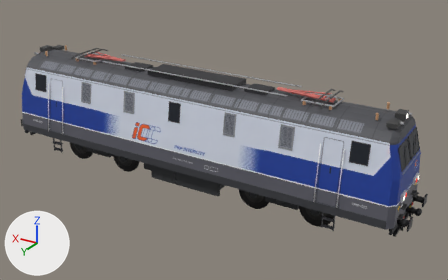
The glTF model gra/modele/EP09.glb as it was, and as the next commit left it.
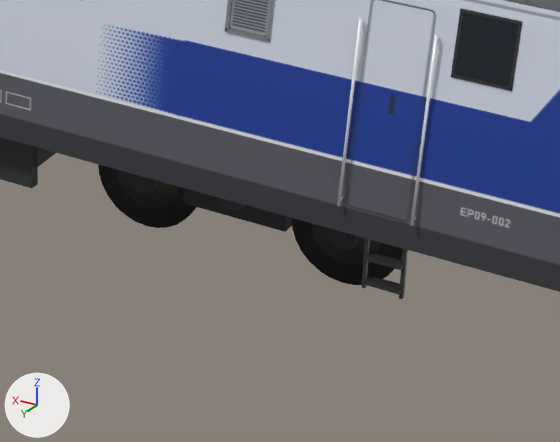
The first picture shows the older version from a 50 mm camera at (-11.96, 17.97, 10.95) aimed at (-0.96, -0.37, 1.78). The close-ups show the older and then the newer version on the part from 46% to 85% of the width and 49% to 98% of the height of that picture. Only the edits that show in the close-ups are written down. Arrows for +X, +Y and +Z are at lower left; the lights stay in place. Vertices at exactly the same position are counted once.

Objects in the first close-up: 'EP09_det_porecz', 'EP09_det_rama', 'EP09_det_szklo', 'EP09_pod_kolo', 'EP09_pod_obrecz', 'EP09_pod_rama', 'EP09_pod_skrz', 'EP09_pudlo' and 1 more.
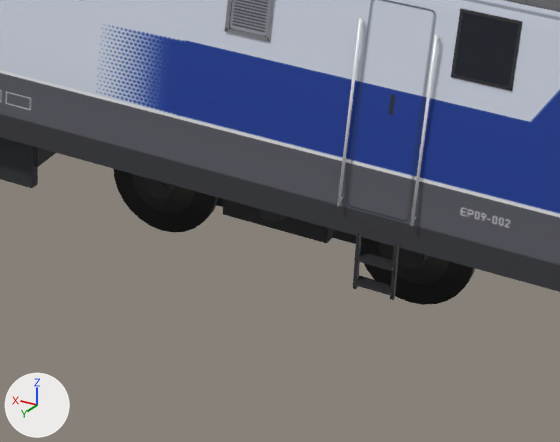
Patch to the scene script:
```diff
--- a/gra/modele/EP09.glb.py
+++ b/gra/modele/EP09.glb.py
@@ me_sześcian_001 @@
 # used by ob_ep09_det_rama; location = (0.0, 0.0, 0.0)
-me_sześcian_001.from_pydata(...)  # 480 vertices, 736 faces; spans x -8.0..8.0, y -1.5..1.5, z 0.4..3.5
+me_sześcian_001.from_pydata(...)  # 480 vertices, 736 faces; spans x -8.0..8.0, y -1.6..1.6, z 0.4..3.5
+# me_sześcian_001 part 1: the loose piece of 8 vertices spanning x -5.7, y 1.4, z 0.4..1.0 is moved by (0.1, 0.1, 0.0)
+# me_sześcian_001 part 2: the loose piece of 8 vertices spanning x -6.1, y 1.4, z 0.4..1.0 is moved by (0.1, 0.1, 0.0)
+# me_sześcian_001 part 3: the loose piece of 8 vertices spanning x -6.1..-5.7, y 1.3..1.5, z 0.5 is moved by (0.1, 0.1, 0.0)
+# me_sześcian_001 part 4: the loose piece of 8 vertices spanning x -6.1..-5.7, y 1.3..1.5, z 0.8 is moved by (0.1, 0.1, 0.0)
+# other edits to the shape of me_sześcian_001 do not show in these pictures
 me_sześcian_001.materials.append(mat_rama_okna)
@@ me_cylinder_001 @@
 # used by ob_ep09_pod_kolo; location = (0.0, 0.0, 0.0)
-me_cylinder_001.from_pydata(...)  # 448 vertices, 864 faces; spans x -5.88..5.88, y -0.82..0.82, z 0.0..1.25
+me_cylinder_001.from_pydata(...)  # 448 vertices, 864 faces; spans x -6.62..6.62, y -0.82..0.82, z 0.0..1.25
+# me_cylinder_001 part 5: the loose piece of 56 vertices spanning x -5.88..-4.63, y 0.68..0.82, z 0.0..1.25 is moved by (-0.74, 0.0, 0.0)
+# me_cylinder_001 part 6: the loose piece of 56 vertices spanning x -3.53..-2.28, y 0.68..0.82, z 0.0..1.25 is moved by (-0.19, 0.0, 0.0)
+# other edits to the shape of me_cylinder_001 do not show in these pictures
 me_cylinder_001.materials.append(mat_pod_kolo)
@@ me_cylinder_002 @@
 # used by ob_ep09_pod_obrecz; location = (0.0, 0.0, 0.0)
-me_cylinder_002.from_pydata(...)  # 320 vertices, 608 faces; spans x -5.64..5.64, y -0.82..0.82, z 0.24..1.01
+me_cylinder_002.from_pydata(...)  # 320 vertices, 608 faces; spans x -6.39..6.39, y -0.82..0.82, z 0.24..1.01
+# me_cylinder_002 part 7: the loose piece of 40 vertices spanning x -5.64..-4.87, y 0.68..0.82, z 0.24..1.01 is moved by (-0.74, 0.0, 0.0)
+# other edits to the shape of me_cylinder_002 do not show in these pictures
 me_cylinder_002.materials.append(mat_pod_obrecz)
@@ me_cylinder @@
 me_cylinder.from_pydata(...)  # 528 vertices, 924 faces; spans x -8.0..8.0, y -1.3..1.3, z 0.3..1.1
 # used by ob_ep09_pod_rama; location = (0.0, 0.0, 0.0)
+# me_cylinder part 8: the loose piece of 20 vertices spanning x -5.3..-5.2, y -0.9..0.9, z 0.5..0.7 is moved by (-0.7, 0.0, 0.0)
+# me_cylinder part 9: the loose piece of 28 vertices spanning x -5.4..-5.1, y 0.8..0.9, z 0.5..0.8 is moved by (-0.7, 0.0, 0.0)
+# me_cylinder part 10: the loose piece of 8 vertices spanning x -4.7..-3.5, y 0.9..1.1, z 0.6..0.9 is moved by (-0.5, 0.0, 0.0)
+# me_cylinder part 11: the loose piece of 8 vertices spanning x -5.1..-3.1, y -0.6..0.6, z 0.4..0.9 is moved by (-0.5, 0.0, 0.0)
 me_cylinder.materials.append(mat_pod_rama)
```

Changed parts and their boxes [x1, y1, x2, y2] in the close-ups (560 x 442 px; the box of a moved part takes in the faces that stretch with it):
'EP09_pod_kolo', reshaped (18% wider, 12% taller)
    before: [98, 164, 403, 285]
    after: [114, 169, 475, 305]
'EP09_pod_rama', reshaped
    before: [129, 173, 360, 250]
    after: [145, 178, 428, 269]
'EP09_pod_obrecz', reshaped (mostly hidden)
    before: [117, 170, 381, 265]
    after: [132, 174, 450, 284]
'EP09_det_rama', reshaped
    before: [361, 9, 522, 299]
    after: [353, 9, 522, 300]
part 1 of me_sześcian_001, moved or reshaped
    before: [362, 238, 370, 288]
    after: [353, 233, 361, 289]
part 2 of me_sześcian_001, moved or reshaped
    before: [399, 249, 408, 299]
    after: [390, 244, 399, 300]
part 3 of me_sześcian_001, moved or reshaped
    before: [361, 275, 401, 295]
    after: [353, 276, 392, 295]
part 4 of me_sześcian_001, moved or reshaped
    before: [363, 251, 403, 270]
    after: [354, 251, 394, 271]
part 5 of me_cylinder_001, moved or reshaped
    before: [292, 218, 403, 285]
    after: [360, 237, 475, 305]
part 6 of me_cylinder_001, moved or reshaped
    before: [98, 164, 197, 228]
    after: [114, 169, 219, 232]
part 7 of me_cylinder_002, moved or reshaped
    before: [312, 224, 381, 265]
    after: [379, 242, 450, 284]
part 8 of me_cylinder, moved or reshaped
    before: [334, 230, 349, 244]
    after: [401, 249, 417, 263]
part 9 of me_cylinder, moved or reshaped
    before: [328, 228, 360, 250]
    after: [398, 248, 428, 269]
part 10 of me_cylinder, moved or reshaped
    before: [193, 198, 291, 232]
    after: [223, 203, 333, 243]
part 11 of me_cylinder, moved or reshaped (not visible before)
    after: [217, 198, 356, 244]
